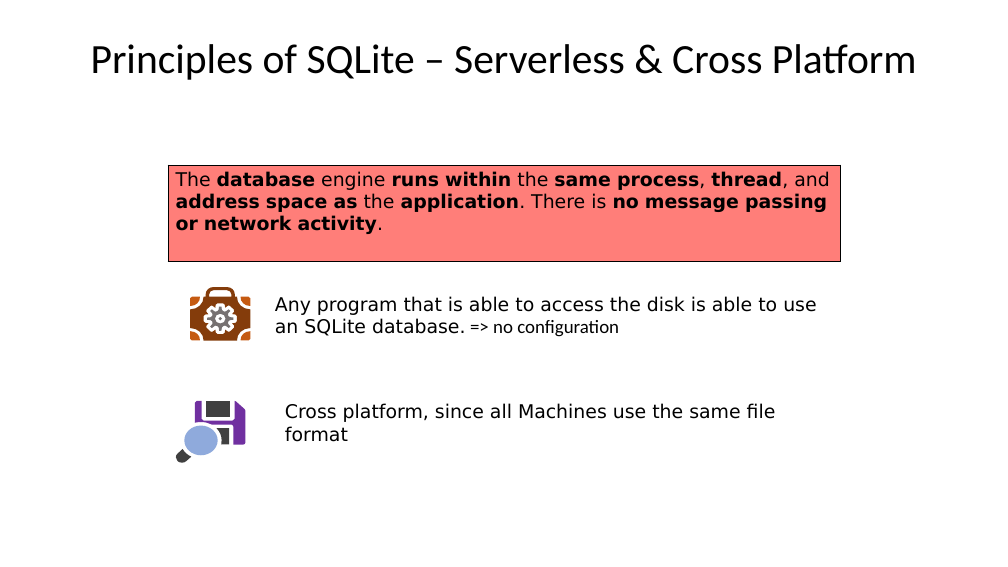
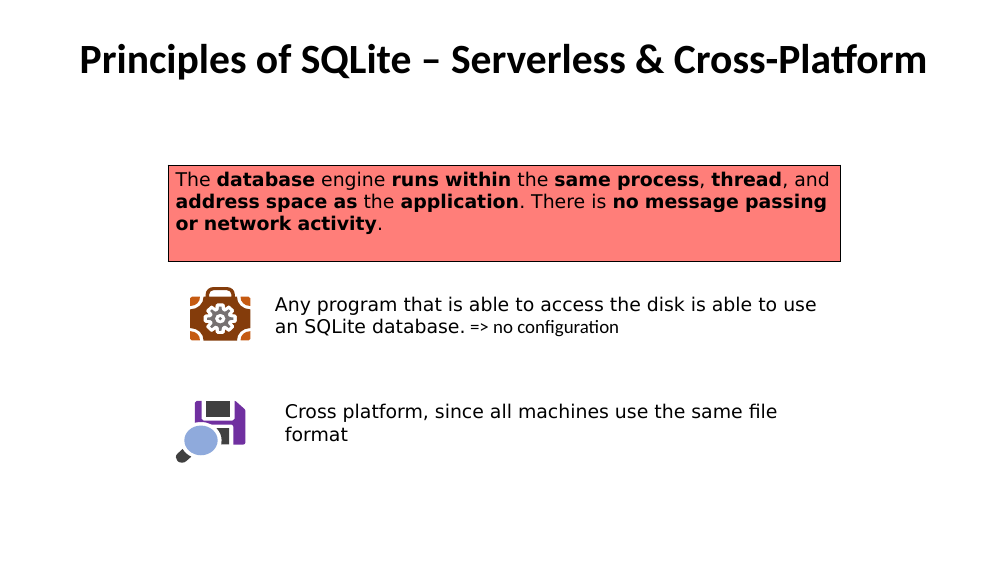
Before and after one commit to AntonioPirani/SQLiteProject, a slide deck: slide 5 of Presentation.pptx (slide 6 before the commit). Drawn at 1008x567 pixels with LibreOffice and Linux fonts; fonts in the diff are those of the drawing. Boxes give left, top, right and bottom in pixels: in the first picture for what was removed or moved away, otherwise in the second. Text is boxed around its words. In the diff, an @@ line names an element or a change of style, - is before the commit and + after.

```diff
--- a/Presentation.pptx
+++ b/Presentation.pptx
@@ title at <box>80,43,927,80</box>: text changed; bold on @@
-Principles of SQLite – Serverless & Cross Platform
+Principles of SQLite – Serverless & Cross-Platform
@@ text at <box>285,403,778,442</box>: text changed @@
-Cross platform, since all Machines use the same file format
+Cross platform, since all machines use the same file format
```
Also in this commit, not shown: 1 other slide changed, 1 slide removed.
